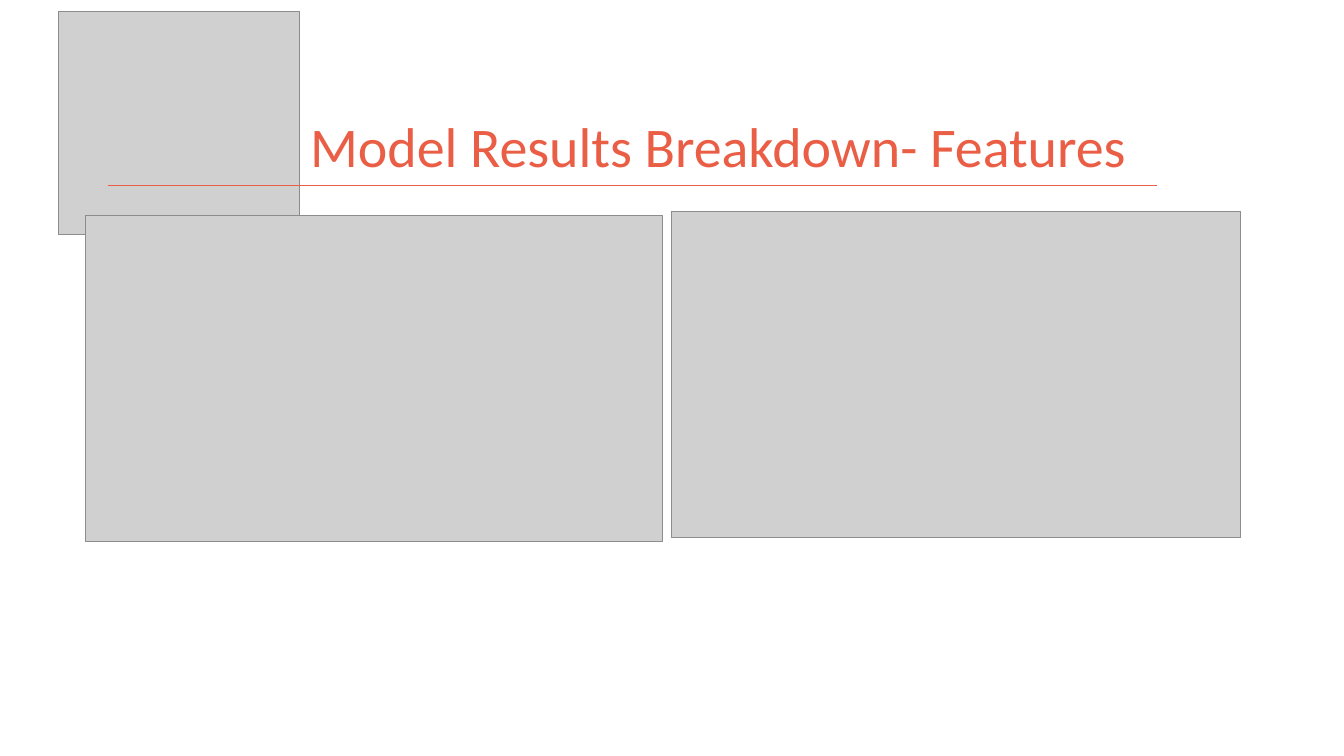
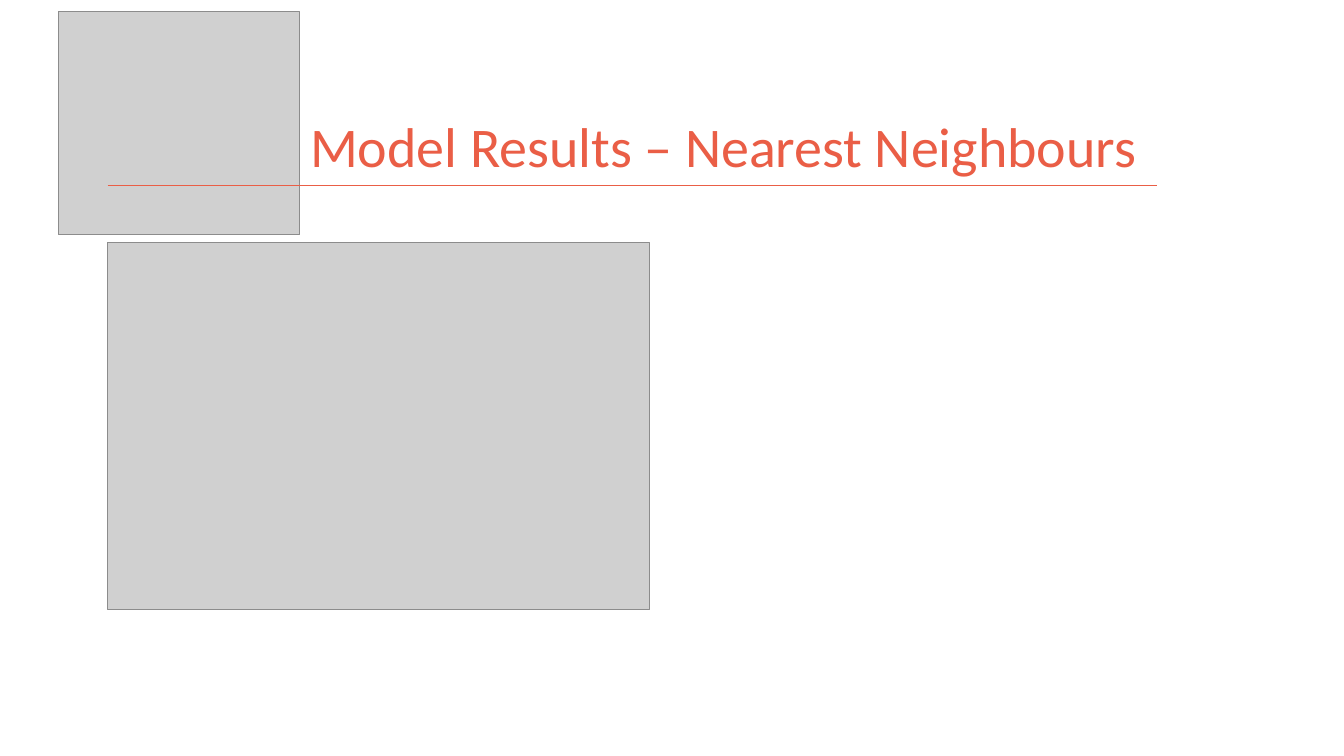
Before and after one commit to kman4/AirbnbPredictions, a slide deck: slide 19 of Airbnb Price Predictions (Model).pptx (slide 13 before the commit). Drawn at 1344x756 pixels with LibreOffice and Linux fonts; fonts in the diff are those of the drawing; grey boxes stand for pictures. Boxes give left, top, right and bottom in pixels: in the first picture for what was removed or moved away, otherwise in the second. Text is boxed around its words. In the diff, an @@ line names an element or a change of style, - is before the commit and + after.

Commit message:
add cover image and update powerpoint

```diff
--- a/Airbnb Price Predictions (Model).pptx
+++ b/Airbnb Price Predictions (Model).pptx
@@ title at <box>310,128,1136,177</box>: text changed @@
-Model Results Breakdown- Features
+Model Results – Nearest Neighbours
@@ picture removed at <box>673,211,1241,537</box> @@
@@ picture: place and size @@
-picture at <box>86,215,662,541</box>
+picture at <box>108,243,650,610</box>
```
Also in this commit, not shown: 4 other slides changed, 11 slides added, 2 slides removed, 1 other file.
